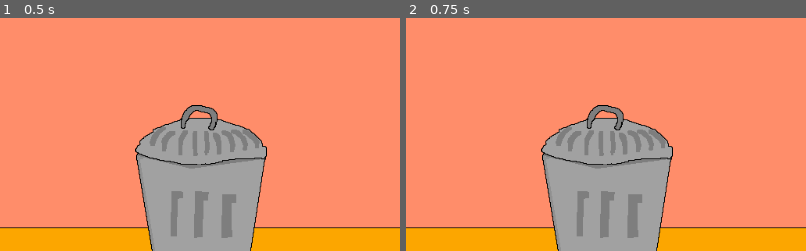
Above: before the commit, frames 1-2 (left to right).
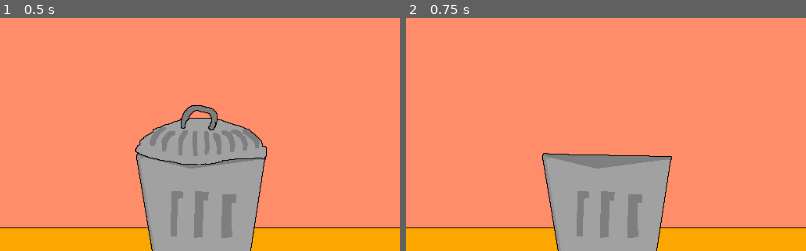
Above: after the commit, the same moments.

Repository: SeiferTim/GGJ19
Game: Godot game, scene res://Scene01.tscn
Two runs of this game, one before a commit and one after it. Both use one fixed random seed, a clock stepped at 60 frames per second and the inputs below.
Inputs (mouse positions are % of the whole screen's width and height, from its top left):
- Up to frame 1 (0.5 s): no input
- Up to frame 2 (0.75 s): tap Enter at 0.5 s; move the mouse to (72, 45) at 0.52 s; click (72, 45) at 0.6 s
The pictures show only the part of the screen within x 47-97%, y 21-71%; the shares and areas given below are measured in that part.

Frame 1 is identical in both runs. In frame 2, 5.3% of the frame differs, in the area x 33-67%, y 37-64%.

Commit message:
Click the Lid!

Diff:
--- a/TidyingUp/Scene01.tscn
+++ b/TidyingUp/Scene01.tscn
@@ -6,7 +6,8 @@
 [ext_resource path="res://TrashbagOpen.png" type="Texture" id=4]
 [ext_resource path="res://OpenTrashcan.png" type="Texture" id=5]
 [ext_resource path="res://TrashcanLid.png" type="Texture" id=6]
-[ext_resource path="res://TrashbagClosed.png" type="Texture" id=7]
+[ext_resource path="res://TrashcanLid.gd" type="Script" id=7]
+[ext_resource path="res://TrashbagClosed.png" type="Texture" id=8]
 
 [sub_resource type="DynamicFont" id=1]
 
@@ -95,10 +96,11 @@
 
 position = Vector2( 740, 280 )
 texture = ExtResource( 6 )
+script = ExtResource( 7 )
 
 [node name="TrashbagClosed" type="Sprite" parent="." index="6"]
 
 visible = false
 position = Vector2( 600, 310 )
-texture = ExtResource( 7 )
+texture = ExtResource( 8 )
 _sections_unfolded = [ "Visibility" ]
Not shown: 1 places in TidyingUp/Scene01.tscn that only renumber resources
